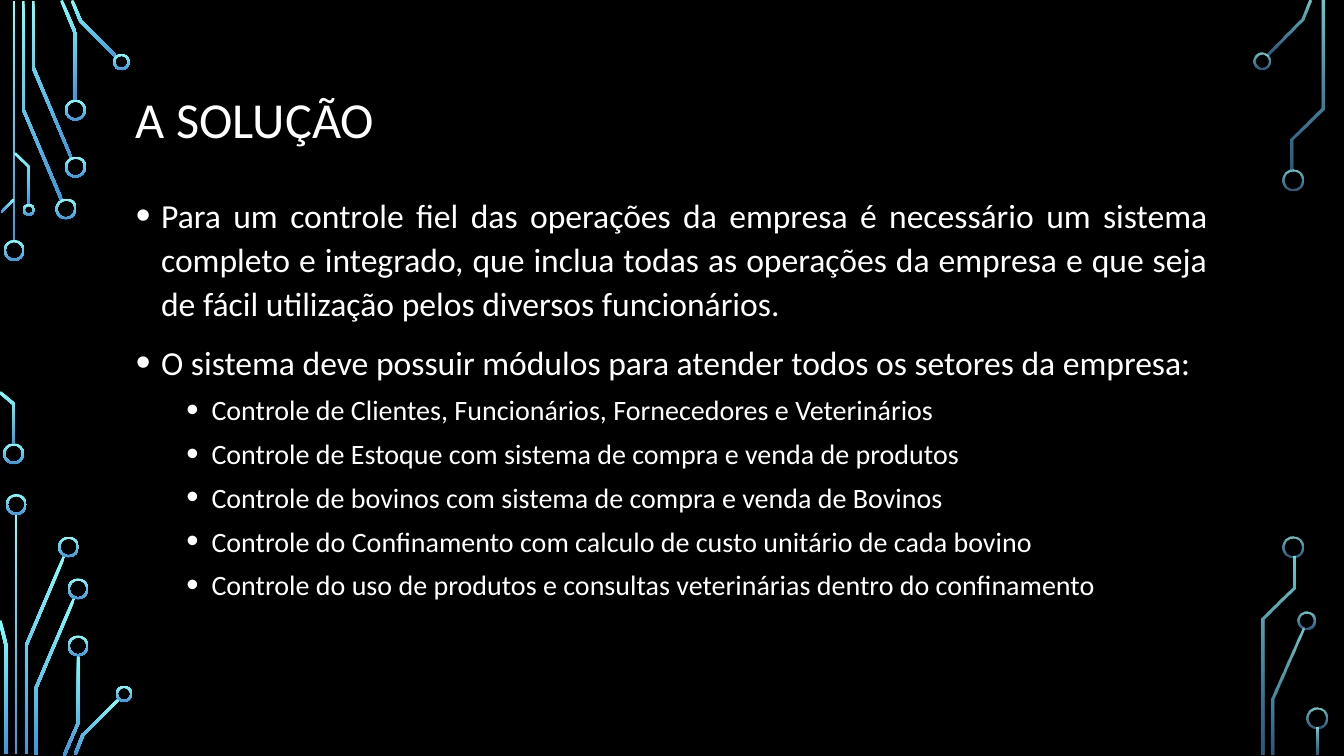
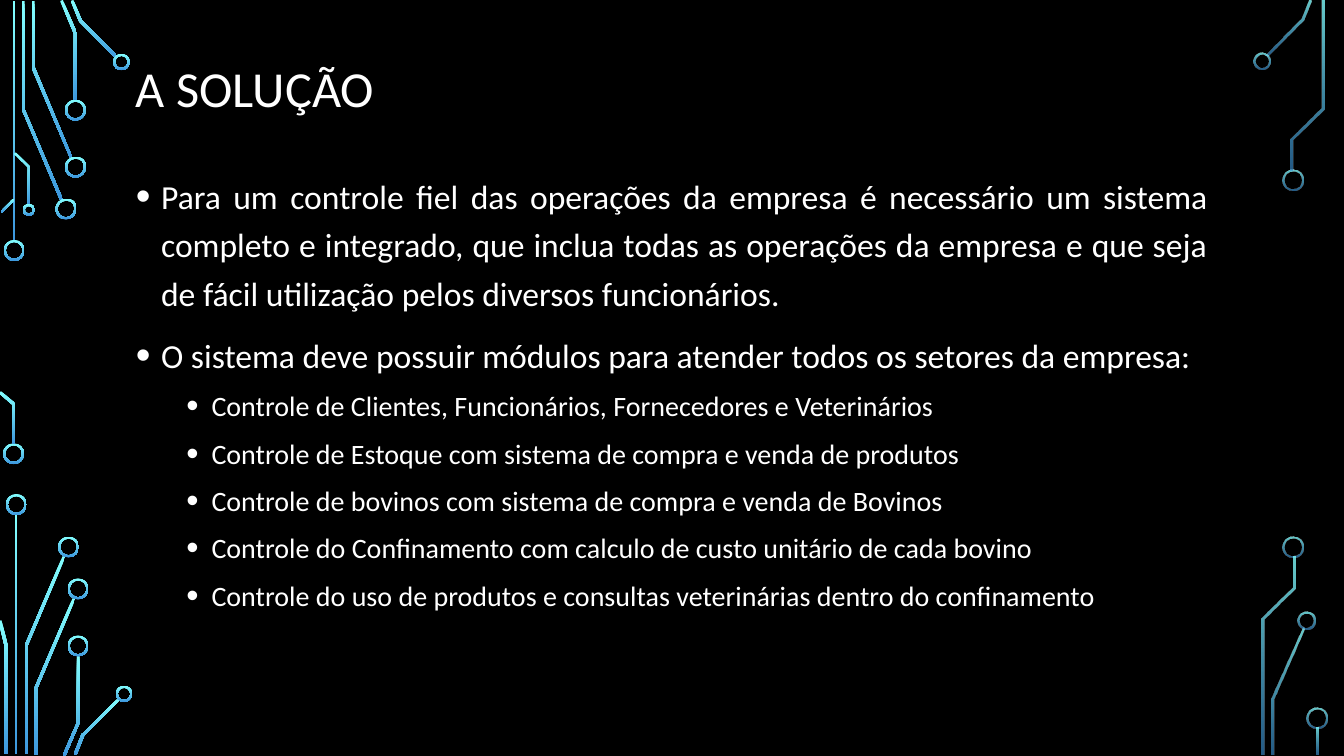
Before and after one commit to chav1985/GerenciamentoBovinos, a slide deck: slide 5 of GerenciamentoBovinos/Documentação/Apresentação/SISTEMA DE GERENCIAMENTO DE BOVINOS.pptx. Drawn at 1344x756 pixels with LibreOffice and Linux fonts; fonts in the diff are those of the drawing; background and template pictures are left out. Boxes give left, top, right and bottom in pixels: in the first picture for what was removed or moved away, otherwise in the second. Text is boxed around its words. In the diff, an @@ line names an element or a change of style, - is before the commit and + after.

Commit message:
slides

```diff
--- a/GerenciamentoBovinos/Documentação/Apresentação/SISTEMA DE GERENCIAMENTO DE BOVINOS.pptx
+++ b/GerenciamentoBovinos/Documentação/Apresentação/SISTEMA DE GERENCIAMENTO DE BOVINOS.pptx
@@ title "A SOLUÇÃO": place and size @@
-title "A SOLUÇÃO" at [136,98,374,147]
+title "A SOLUÇÃO" at [136,67,374,116]
@@ text "Para um controle fiel das ...": place and size @@
-text "Para um controle fiel das ..." at [161,204,1207,600]
+text "Para um controle fiel das ..." at [161,185,1207,611]
@@ text "Para um controle fiel das ..." at [161,185,1207,611]: line spacing 1.1 to 1.2 @@
```
Also in this commit, not shown: 2 other slides changed, 15 slides added, 1 other file.
